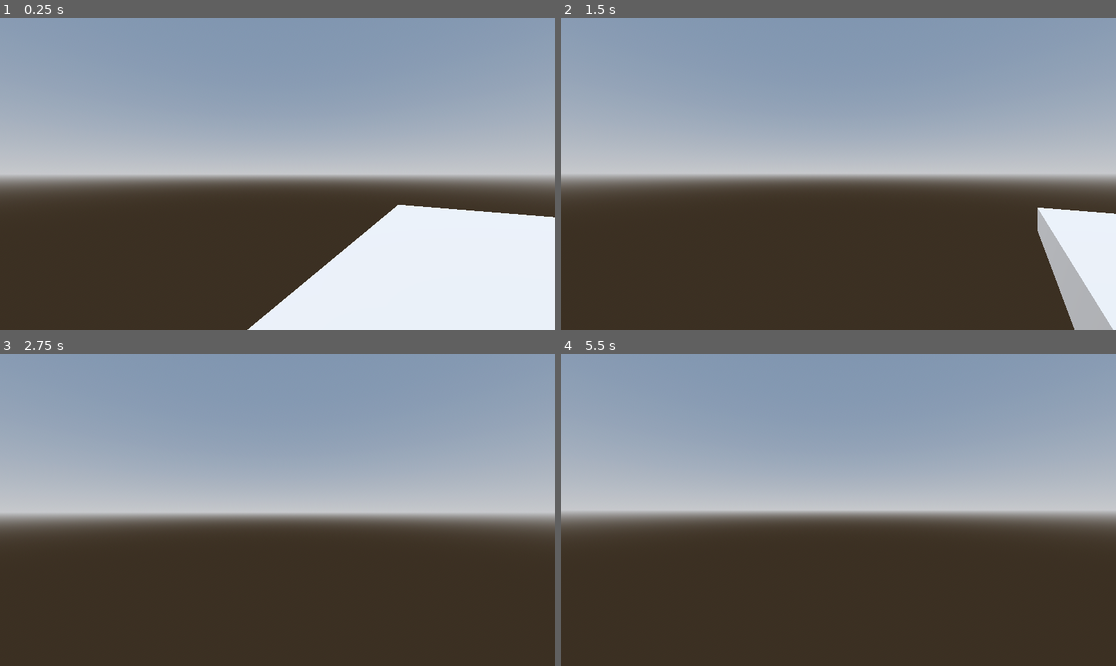
Above: before the commit, frames 1-4 (two rows, left to right).
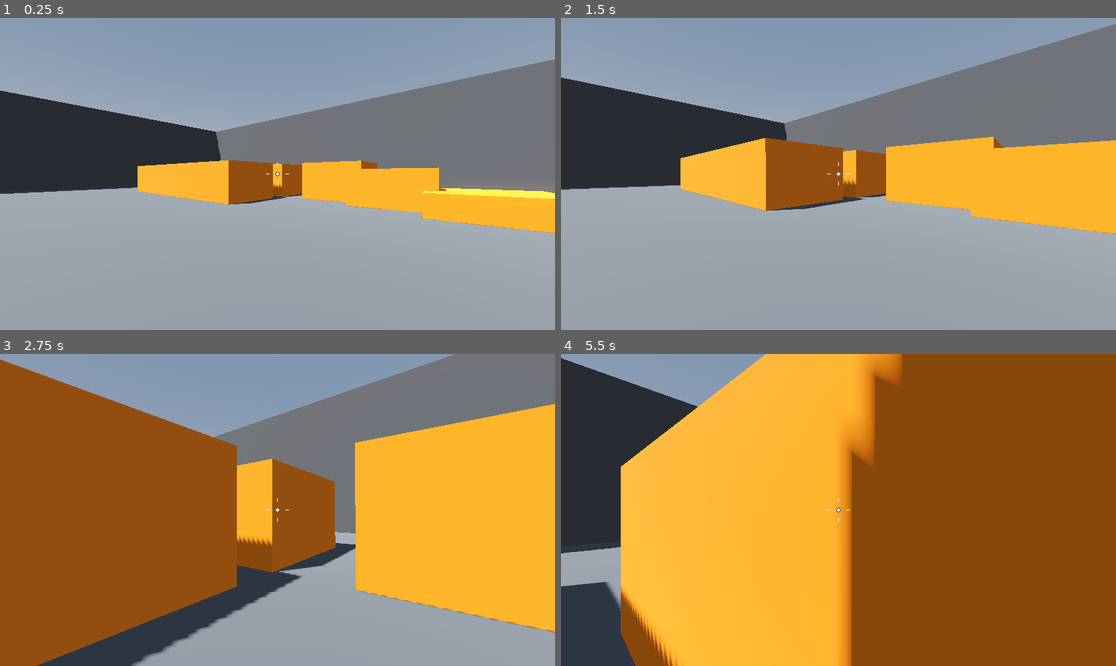
Above: after the commit, the same moments.

Repository: JorgeVelascoGames/FPS-template
Game: Godot game, scene res://Levels/Sandbox.tscn
The game is run twice, just before and just after one commit, with the same random seed, the same clock (stepped at 60 frames per second) and the same inputs.
Inputs (mouse positions are in pixels of both pictures, inside the frame that each line leads up to):
- Up to frame 1 (0.25 s): no input
- Up to frame 2 (1.5 s): move the mouse to (866, 174) at 0.52 s; hold W (move_forward) from 0.53 s (still down); tap Space (jump) at 0.6, 0.77, 1.07, 1.35 s; move the mouse to (810, 174) at 1.27 s
- Up to frame 3 (2.75 s): keep holding W (move_forward); tap Space (jump) at 1.52, 1.82, 2.1 s; move the mouse to (288, 503) at 2.02 s
- Up to frame 4 (5.5 s): keep holding W (move_forward); move the mouse to (832, 516) at 2.77 s; tap Space (jump) at 2.85, 3.02, 3.32, 3.6, 3.77, 4.07, 4.35, 4.52, 4.82, 5.1 s; move the mouse to (877, 513) at 3.52 s; move the mouse to (794, 506) at 4.27 s; move the mouse to (844, 510) at 5.02 s

The runs differ from the first frame. In frame 1, 73% of the frame differs, in the area x 0-100%, y 13-100%; in frame 2, 77%; in frame 3, 89%; in frame 4, 97%, in the area x 0-100%, y 0-100%.

Commit message:
-Added sensibility and smoothing to the camera -Added environment in sandbox scene -New materials created for sandbox

Diff:
--- a/Levels/Sandbox.tscn
+++ b/Levels/Sandbox.tscn
@@ -1,6 +1,8 @@
-[gd_scene load_steps=5 format=3 uid="uid://b62fd7a6q7pm"]
+[gd_scene load_steps=7 format=3 uid="uid://b62fd7a6q7pm"]
 
 [ext_resource type="PackedScene" uid="uid://m6pypgl566n1" path="res://Player/player.tscn" id="1_4278g"]
+[ext_resource type="Material" uid="uid://dacid3ccax2pq" path="res://Levels/materials/orange.tres" id="2_logh3"]
+[ext_resource type="Material" uid="uid://ciyx0k2mf8b5f" path="res://Levels/materials/grey.tres" id="3_m4mti"]
 
 [sub_resource type="ProceduralSkyMaterial" id="ProceduralSkyMaterial_dhr1j"]
 sky_horizon_color = Color(0.64625, 0.65575, 0.67075, 1)
@@ -24,10 +26,131 @@
 transform = Transform3D(-0.866025, -0.433013, 0.25, 0, 0.5, 0.866025, -0.5, 0.75, -0.433013, 0, 0, 0)
 shadow_enabled = true
 
-[node name="Floor" type="CSGBox3D" parent="."]
+[node name="Player" parent="." instance=ExtResource("1_4278g")]
+transform = Transform3D(-0.78977, 0, -0.613403, 0, 1, 0, 0.613403, 0, -0.78977, -0.730492, 2.18766, 8.94047)
+camera_sensibility = 1.5
+
+[node name="LevelObjects" type="Node3D" parent="."]
+
+[node name="Platform" type="CSGBox3D" parent="LevelObjects"]
+transform = Transform3D(1, 0, 0, 0, 1, 0, 0, 0, 1, -8.25077, 0.5, 16.909)
+use_collision = true
+size = Vector3(4, 1, 4)
+material = ExtResource("2_logh3")
+
+[node name="Platform4" type="CSGBox3D" parent="LevelObjects"]
+transform = Transform3D(1, 0, 0, 0, 1, 0, 0, 0, 1, -2.26717, 0.5, 20.6347)
+use_collision = true
+size = Vector3(4, 1, 4)
+material = ExtResource("2_logh3")
+
+[node name="Platform1" type="CSGBox3D" parent="LevelObjects"]
+transform = Transform3D(1, 0, 0, 0, 1, 0, 0, 0, 1, -8.25077, 1, 12.909)
+use_collision = true
+size = Vector3(4, 2, 4)
+material = ExtResource("2_logh3")
+
+[node name="Platform2" type="CSGBox3D" parent="LevelObjects"]
+transform = Transform3D(1, 0, 0, 0, 1, 0, 0, 0, 1, 1.1974, 1, 21.9359)
+use_collision = true
+size = Vector3(4, 2, 3.81616)
+material = ExtResource("2_logh3")
+
+[node name="Platform5" type="CSGBox3D" parent="LevelObjects"]
+transform = Transform3D(1, 0, 0, 0, 1, 0, 0, 0, 1, 4.77977, 1.25583, 23.3057)
+use_collision = true
+size = Vector3(4, 2.51166, 4)
+material = ExtResource("2_logh3")
+
+[node name="Platform6" type="CSGBox3D" parent="LevelObjects"]
+transform = Transform3D(1, 0, 0, 0, 1, 0, 0, 0, 1, 13.5693, 1.25583, 23.3057)
+use_collision = true
+size = Vector3(10.0337, 2.51166, 4)
+material = ExtResource("2_logh3")
+
+[node name="Platform7" type="CSGBox3D" parent="LevelObjects"]
+transform = Transform3D(1, 0, 0, 0, 1, 0, 0, 0, 1, 15.6651, 1.25583, 18.2558)
+use_collision = true
+size = Vector3(14.2253, 2.51166, 4)
+material = ExtResource("2_logh3")
+
+[node name="Platform8" type="CSGBox3D" parent="LevelObjects"]
+transform = Transform3D(1, 0, 0, 0, 1, 0, 0, 0, 1, 18.8174, 2.7, -19.8307)
+use_collision = true
+size = Vector3(16.5333, 5.4, 9.60132)
+material = ExtResource("2_logh3")
+
+[node name="Platform3" type="CSGBox3D" parent="LevelObjects"]
+transform = Transform3D(1, 0, 0, 0, 1, 0, 0, 0, 1, -12.2508, 1.5, 14.909)
+use_collision = true
+size = Vector3(4, 3, 8)
+material = ExtResource("2_logh3")
+
+[node name="Floor" type="CSGBox3D" parent="LevelObjects"]
 transform = Transform3D(1, 0, 0, 0, 1, 0, 0, 0, 1, 0, -0.5, 0)
 use_collision = true
 size = Vector3(64, 1, 64)
+material = ExtResource("3_m4mti")
 
-[node name="Player" parent="." instance=ExtResource("1_4278g")]
-transform = Transform3D(-0.78977, 0, -0.613403, 0, 1, 0, 0.613403, 0, -0.78977, 29.9397, 2.18766, 15.479)
+[node name="Building" type="CSGBox3D" parent="LevelObjects"]
+transform = Transform3D(1, 0, 0, 0, 1, 0, 0, 0, 1, -19.2004, 4.78809, -14.6518)
+use_collision = true
+size = Vector3(10, 9.57617, 15)
+material = ExtResource("3_m4mti")
+
+[node name="Building4" type="CSGBox3D" parent="LevelObjects"]
+transform = Transform3D(1, 0, 0, 0, 1, 0, 0, 0, 1, -35.5756, 4.78809, 0.758087)
+use_collision = true
+size = Vector3(10, 9.57617, 65.767)
+material = ExtResource("3_m4mti")
+
+[node name="Building6" type="CSGBox3D" parent="LevelObjects"]
+transform = Transform3D(1, 0, 0, 0, 1, 0, 0, 0, 1, 36.5848, 4.78809, 0.758087)
+use_collision = true
+size = Vector3(10, 9.57617, 65.767)
+material = ExtResource("3_m4mti")
+
+[node name="Building5" type="CSGBox3D" parent="LevelObjects"]
+transform = Transform3D(1, 0, 0, 0, 1, 0, 0, 0, 1, 0.321388, 4.78809, 37.1688)
+use_collision = true
+size = Vector3(65.7621, 9.57617, 11.1852)
+material = ExtResource("3_m4mti")
+
+[node name="Building7" type="CSGBox3D" parent="LevelObjects"]
+transform = Transform3D(1, 0, 0, 0, 1, 0, 0, 0, 1, 0.950417, 4.78809, -36.0061)
+use_collision = true
+size = Vector3(69.5572, 9.57617, 11.1852)
+material = ExtResource("3_m4mti")
+
+[node name="Building2" type="CSGBox3D" parent="LevelObjects"]
+transform = Transform3D(1, 0, 0, 0, 1, 0, 0, 0, 1, -19.2004, 6.7569, 5.02433)
+use_collision = true
+size = Vector3(10, 13.5138, 15)
+material = ExtResource("3_m4mti")
+
+[node name="Building3" type="CSGBox3D" parent="LevelObjects"]
+transform = Transform3D(1, 0, 0, 0, 1, 0, 0, 0, 1, -19.2004, 5.78931, 22.9276)
+use_collision = true
+size = Vector3(10, 11.5786, 15)
+material = ExtResource("3_m4mti")
+
+[node name="CSGPolygon3D" type="CSGPolygon3D" parent="LevelObjects"]
+transform = Transform3D(1, 0, 0, 0, 1, 0, 0, 0, 1, 9.98831, -0.0304017, 0)
+use_collision = true
+polygon = PackedVector2Array(-10.195, 0, -1.915, 1.895, 2.51, 0)
+depth = 2.99
+material = ExtResource("2_logh3")
+
+[node name="CSGPolygon3D2" type="CSGPolygon3D" parent="LevelObjects"]
+transform = Transform3D(1, 0, 0, 0, 1, 0, 0, 0, 1, 9.98831, -0.0304017, -15.0679)
+use_collision = true
+polygon = PackedVector2Array(-17.15, 0, 0.555, 5.4, 0.555, 0)
+depth = 6.34
+material = ExtResource("2_logh3")
+
+[node name="CSGPolygon3D3" type="CSGPolygon3D" parent="LevelObjects"]
+transform = Transform3D(-4.37114e-08, 0, 1, 0, 1, 0, -1, 0, -4.37114e-08, 18.5793, -0.0304017, -14.4848)
+use_collision = true
+polygon = PackedVector2Array(-17.15, 0, 0.555, 5.4, 0.555, 0, 0.156903, -1.086)
+depth = 6.34
+material = ExtResource("2_logh3")
--- /dev/null
+++ b/Levels/materials/grey.tres
@@ -0,0 +1,4 @@
+[gd_resource type="StandardMaterial3D" format=3 uid="uid://ciyx0k2mf8b5f"]
+
+[resource]
+albedo_color = Color(0.298039, 0.298039, 0.298039, 1)
--- /dev/null
+++ b/Levels/materials/orange.tres
@@ -0,0 +1,4 @@
+[gd_resource type="StandardMaterial3D" format=3 uid="uid://dacid3ccax2pq"]
+
+[resource]
+albedo_color = Color(0.913725, 0.486275, 0.0705882, 1)
--- /dev/null
+++ b/Player/crosshair.gd
@@ -0,0 +1,11 @@
+@tool
+extends Control
+
+
+func _draw():
+	draw_circle(Vector2.ZERO, 5, Color.DIM_GRAY)
+	draw_circle(Vector2.ZERO, 3, Color.WHITE)
+	draw_line(Vector2(16, 0),Vector2(24, 0), Color.WHITE, 2)
+	draw_line(Vector2(-16, 0),Vector2(-24, 0), Color.WHITE, 2)
+	draw_line(Vector2(0, 16),Vector2(0, 24), Color.WHITE, 2)
+	draw_line(Vector2(0, -16),Vector2(0, -24), Color.WHITE, 2)
--- a/Player/player.gd
+++ b/Player/player.gd
@@ -2,8 +2,10 @@
 
 
 const SPEED = 5.0
-const JUMP_VELOCITY = 4.5
 
+@export var jump_height: float = 1.0
+@export var fall_multiplier: float = 2.5
+@export var camera_sensibility: float = 1.2
 # Get the gravity from the project settings to be synced with RigidBody nodes.
 var gravity = ProjectSettings.get_setting("physics/3d/default_gravity")
 
@@ -11,21 +13,23 @@
 @onready var camera_pivot = $CameraPivot
 
 
-
 func _ready():
 	Input.mouse_mode = Input.MOUSE_MODE_CAPTURED
 
 
 func _physics_process(delta):
-	handle_camera_rotation()
+	handle_camera_rotation(delta)
 
 	# Add the gravity.
 	if not is_on_floor():
-		velocity.y -= gravity * delta
+		if velocity.y >=0:
+			velocity.y -= gravity * delta
+		else:
+			velocity.y -= gravity * delta * fall_multiplier
 
 	# Handle jump.
 	if Input.is_action_just_pressed("jump") and is_on_floor():
-		velocity.y = JUMP_VELOCITY
+		velocity.y = sqrt(jump_height * 2.0 * gravity)
 
 	# Get the input direction and handle the movement/deceleration.
 	# As good practice, you should replace UI actions with custom gameplay actions.
@@ -46,8 +50,9 @@
 		mouse_motion = -event.relative * 0.001
 
 
-func handle_camera_rotation() -> void:
-	rotate_y(mouse_motion.x)
-	camera_pivot.rotate_x(mouse_motion.y)
-	camera_pivot.rotation_degrees.x = clampf(camera_pivot.rotation_degrees.x, -90.0, 90)
+func handle_camera_rotation(delta:float) -> void:
+	rotate_y(mouse_motion.x * camera_sensibility)
+	camera_pivot.rotate_x(mouse_motion.y * camera_sensibility)
+	camera_pivot.rotation_degrees.x = clampf(
+		camera_pivot.rotation_degrees.x, -90.0, 90)
 	mouse_motion = Vector2.ZERO
--- a/Player/player.tscn
+++ b/Player/player.tscn
@@ -1,6 +1,8 @@
-[gd_scene load_steps=4 format=3 uid="uid://m6pypgl566n1"]
+[gd_scene load_steps=6 format=3 uid="uid://m6pypgl566n1"]
 
 [ext_resource type="Script" path="res://Player/player.gd" id="1_ref5g"]
+[ext_resource type="Script" path="res://Player/smooth_camera.gd" id="2_cywkd"]
+[ext_resource type="Script" path="res://Player/crosshair.gd" id="3_282xj"]
 
 [sub_resource type="CapsuleMesh" id="CapsuleMesh_fyred"]
 
@@ -19,3 +21,17 @@
 transform = Transform3D(1, 0, 0, 0, 1, 0, 0, 0, 1, 0, 0.3, 0)
 
 [node name="Camera3D" type="Camera3D" parent="CameraPivot"]
+top_level = true
+script = ExtResource("2_cywkd")
+speed = 20.0
+
+[node name="CenterContainer" type="CenterContainer" parent="."]
+anchors_preset = 15
+anchor_right = 1.0
+anchor_bottom = 1.0
+grow_horizontal = 2
+grow_vertical = 2
+
+[node name="Control" type="Control" parent="CenterContainer"]
+layout_mode = 2
+script = ExtResource("3_282xj")
--- /dev/null
+++ b/Player/smooth_camera.gd
@@ -0,0 +1,13 @@
+extends Camera3D
+
+@export var speed := 60.0
+@export var pivot :Node3D
+
+
+func _physics_process(delta):
+	var weight :float = clamp(delta * speed, 0.0, 0.5)
+
+	global_transform = global_transform.interpolate_with(
+		get_parent().global_transform, weight
+	)
+	global_position = get_parent().global_position
